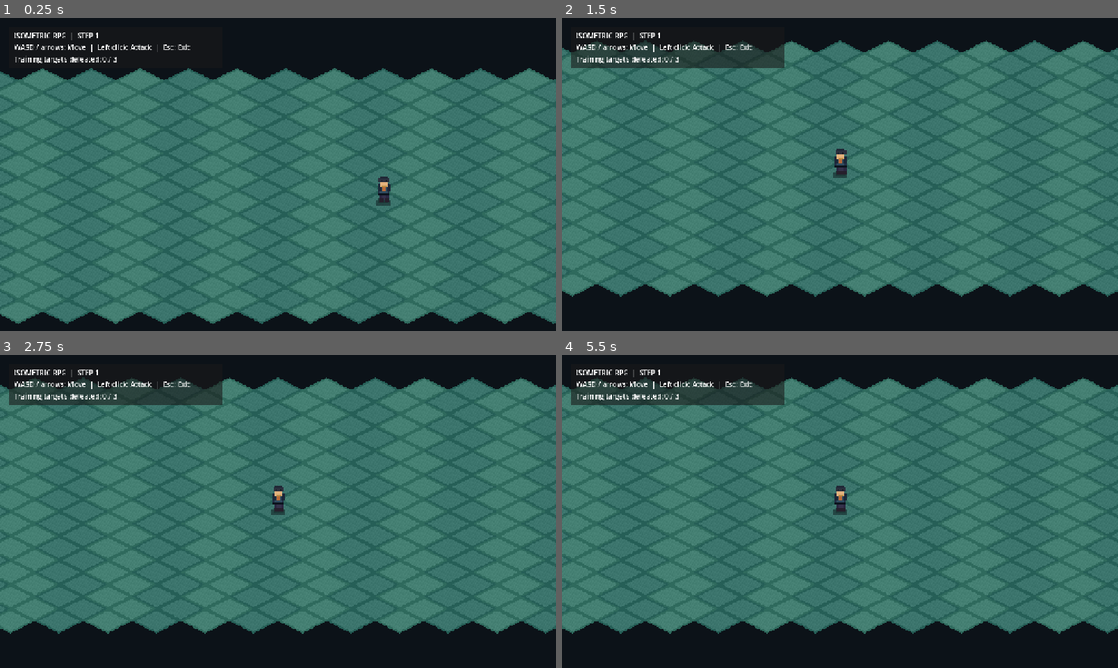
Above: before the commit, frames 1-4 (two rows, left to right).
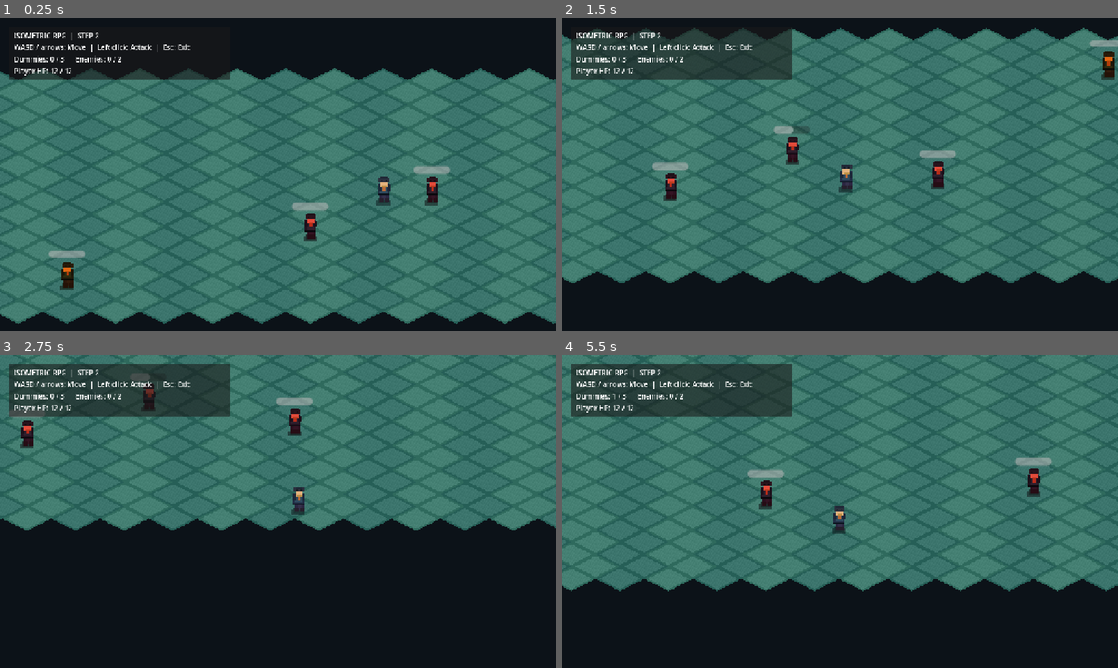
Above: after the commit, the same moments.

Repository: limbit95/isometric-rpg
Game: Godot game, scene res://scenes/main.tscn
Two runs of this game, one before a commit and one after it. Both use one fixed random seed, a clock stepped at 60 frames per second and the inputs below.
Inputs (mouse positions are in pixels of both pictures, inside the frame that each line leads up to):
- Up to frame 1 (0.25 s): no input
- Up to frame 2 (1.5 s): tap Enter at 0.5 s; move the mouse to (962, 158) at 0.52 s; hold D (move_right) 0.53-1.28 s; click (962, 158) at 0.67 s; move the mouse to (728, 190) at 1.27 s; hold S (move_down) from 1.28 s (still down)
- Up to frame 3 (2.75 s): move the mouse to (333, 442) at 2.02 s; release S (move_down) at 2.03 s; hold D (move_right) from 2.03 s (still down)
- Up to frame 4 (5.5 s): move the mouse to (812, 574) at 2.77 s; release D (move_right) at 2.78 s; hold W (move_up) 2.78-3.53 s; click (812, 574) at 2.92 s; move the mouse to (1006, 558) at 3.52 s; hold A (move_left) 3.53-5.03 s; move the mouse to (673, 464) at 4.27 s; move the mouse to (867, 511) at 5.02 s; hold S (move_down) from 5.03 s (still down); click (867, 511) at 5.17 s

The runs differ from the first frame. In frame 1, 2.0% of the frame differs, in the area x 1-81%, y 4-87%; in frame 2, 22%; in frame 3, 51%, in the area x 0-100%, y 0-90%; in frame 4, 35%.
Error before the commit: Invalid access to property or key 'health_changed' on a base object of type 'null instance'. (res://scripts/game/main.gd:36)

Commit message:
feat(step2): integrate scenes/main.tscn

Diff:
--- a/scenes/main.tscn
+++ b/scenes/main.tscn
@@ -1,10 +1,11 @@
-[gd_scene load_steps=7 format=3]
+[gd_scene load_steps=8 format=3]
 
 [ext_resource type="Script" path="res://scripts/game/main.gd" id="1_main"]
 [ext_resource type="Script" path="res://scripts/world/isometric_world.gd" id="2_world"]
 [ext_resource type="Script" path="res://scripts/player/player_controller.gd" id="3_player"]
 [ext_resource type="Texture2D" path="res://assets/characters/player_placeholder.png" id="4_texture"]
 [ext_resource type="Script" path="res://scripts/player/player_attack.gd" id="5_attack"]
+[ext_resource type="Script" path="res://scripts/components/health_component.gd" id="6_health"]
 
 [sub_resource type="CircleShape2D" id="CircleShape2D_player"]
 radius = 7.0
@@ -32,6 +33,10 @@
 [node name="Attack" type="Node2D" parent="Player"]
 script = ExtResource("5_attack")
 
+[node name="HealthComponent" type="Node" parent="Player"]
+script = ExtResource("6_health")
+max_health = 12
+
 [node name="Camera2D" type="Camera2D" parent="Player"]
 zoom = Vector2(1.75, 1.75)
 position_smoothing_enabled = true
@@ -42,8 +47,8 @@
 [node name="PanelContainer" type="PanelContainer" parent="HUD"]
 offset_left = 20.0
 offset_top = 20.0
-offset_right = 512.0
-offset_bottom = 106.0
+offset_right = 530.0
+offset_bottom = 132.0
 
 [node name="MarginContainer" type="MarginContainer" parent="HUD/PanelContainer"]
 theme_override_constants/margin_left = 12
@@ -54,10 +59,13 @@
 [node name="VBoxContainer" type="VBoxContainer" parent="HUD/PanelContainer/MarginContainer"]
 
 [node name="Title" type="Label" parent="HUD/PanelContainer/MarginContainer/VBoxContainer"]
-text = "ISOMETRIC RPG  |  STEP 1"
+text = "ISOMETRIC RPG  |  STEP 2"
 
 [node name="Help" type="Label" parent="HUD/PanelContainer/MarginContainer/VBoxContainer"]
 text = "WASD / arrows: Move  |  Left click: Attack  |  Esc: Exit"
 
 [node name="Status" type="Label" parent="HUD/PanelContainer/MarginContainer/VBoxContainer"]
-text = "Training targets defeated: 0 / 3"
+text = "Dummies: 0 / 3 | Enemies: 0 / 2"
+
+[node name="PlayerHealth" type="Label" parent="HUD/PanelContainer/MarginContainer/VBoxContainer"]
+text = "Player HP: 12 / 12"
